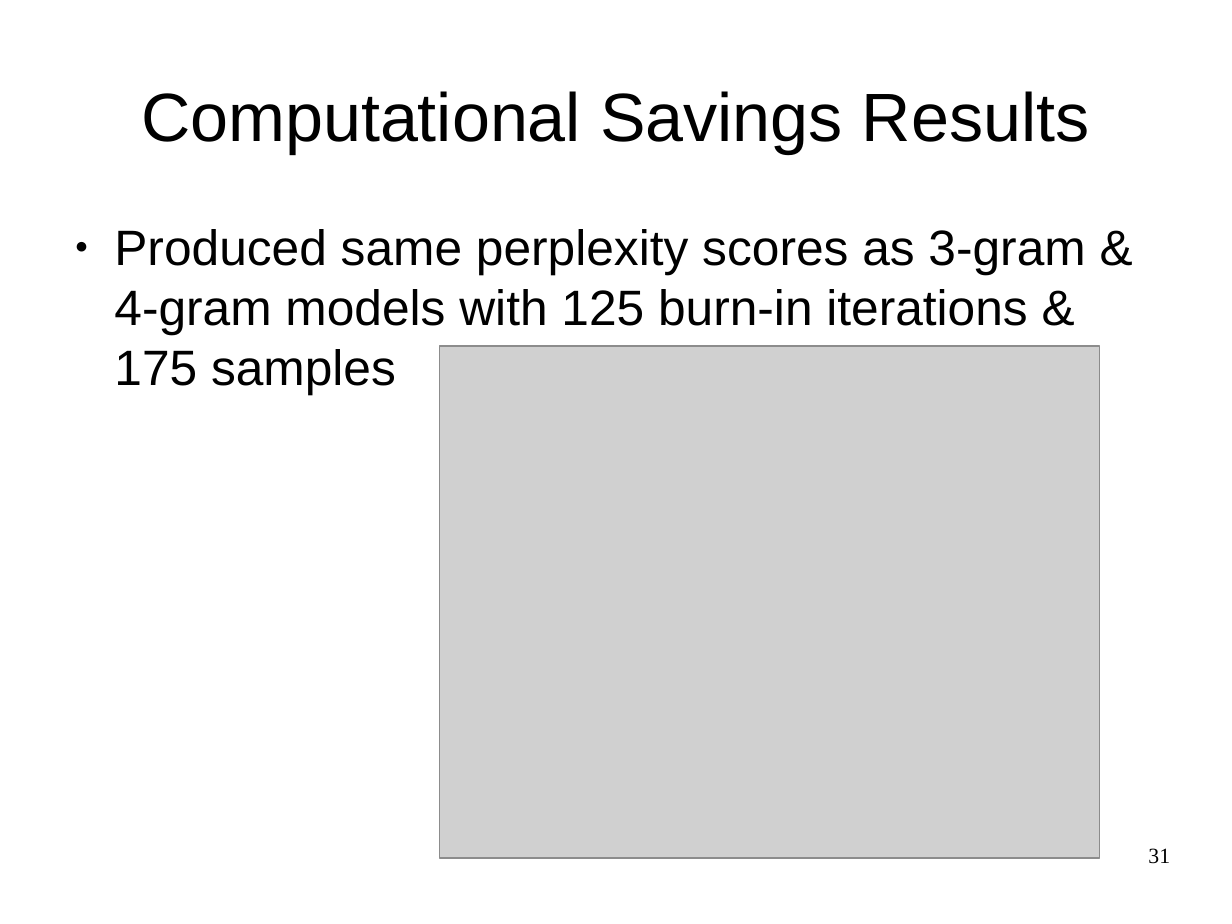
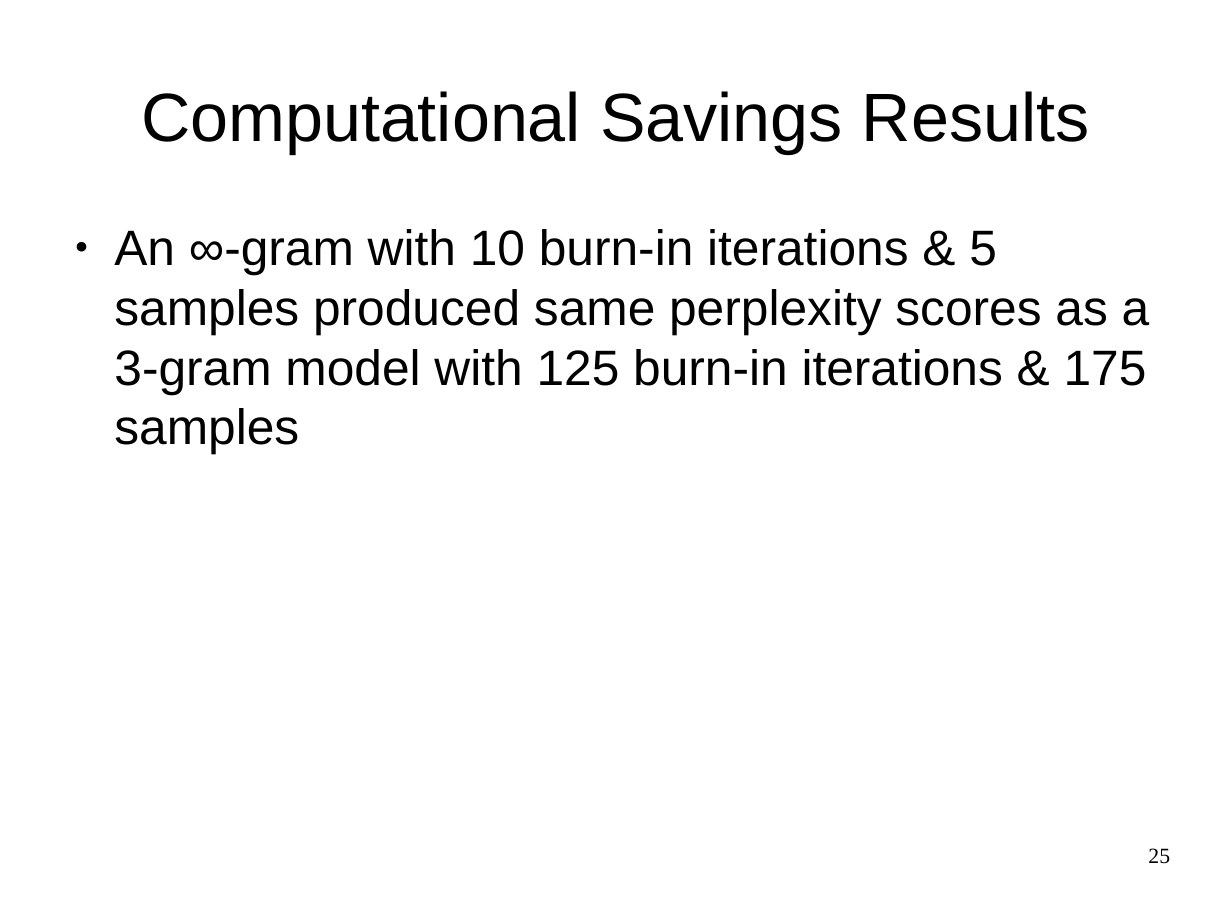
Before and after one commit to snadi/cs886, a slide deck: slide 25 of cs886/presentation/cs886_sarah-karim.odp (slide 31 before the commit). Drawn at 1232x924 pixels with LibreOffice and Linux fonts; fonts in the diff are those of the drawing; grey boxes stand for pictures. Boxes give left, top, right and bottom in pixels: in the first picture for what was removed or moved away, otherwise in the second. Text is boxed around its words. In the diff, an @@ line names an element or a change of style, - is before the commit and + after.

```diff
--- a/cs886/presentation/cs886_sarah-karim.odp
+++ b/cs886/presentation/cs886_sarah-karim.odp
@@ text at (114,229,1150,454): text changed @@
-● Produced same perplexity scores as 3-gram & 4-gram models with 125 burn-in iterations & 175 samples
+● An ∞-gram with 10 burn-in iterations & 5 samples produced same perplexity scores as a 3-gram model with 125 burn-in iterations & 175 samples
@@ picture removed at (440,347,1101,859) @@
@@ page number at (1148,848,1170,864): text changed @@
-31
+25
```
Also in this commit, not shown: 14 other slides changed, 11 slides added, 12 slides removed.
